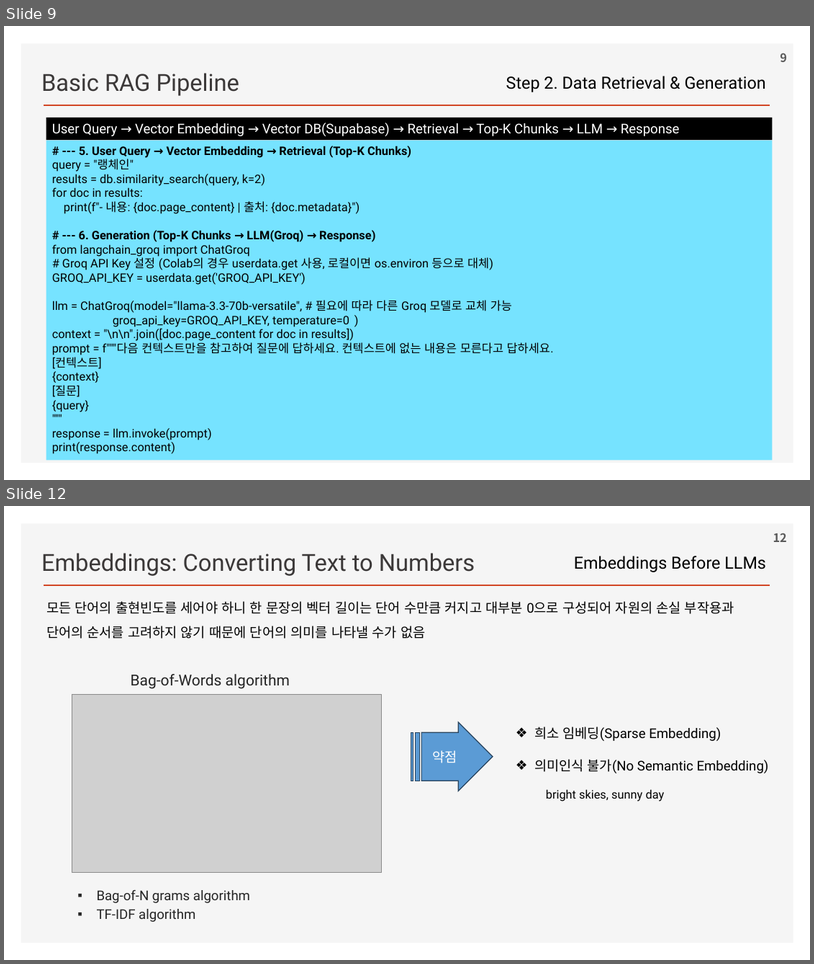
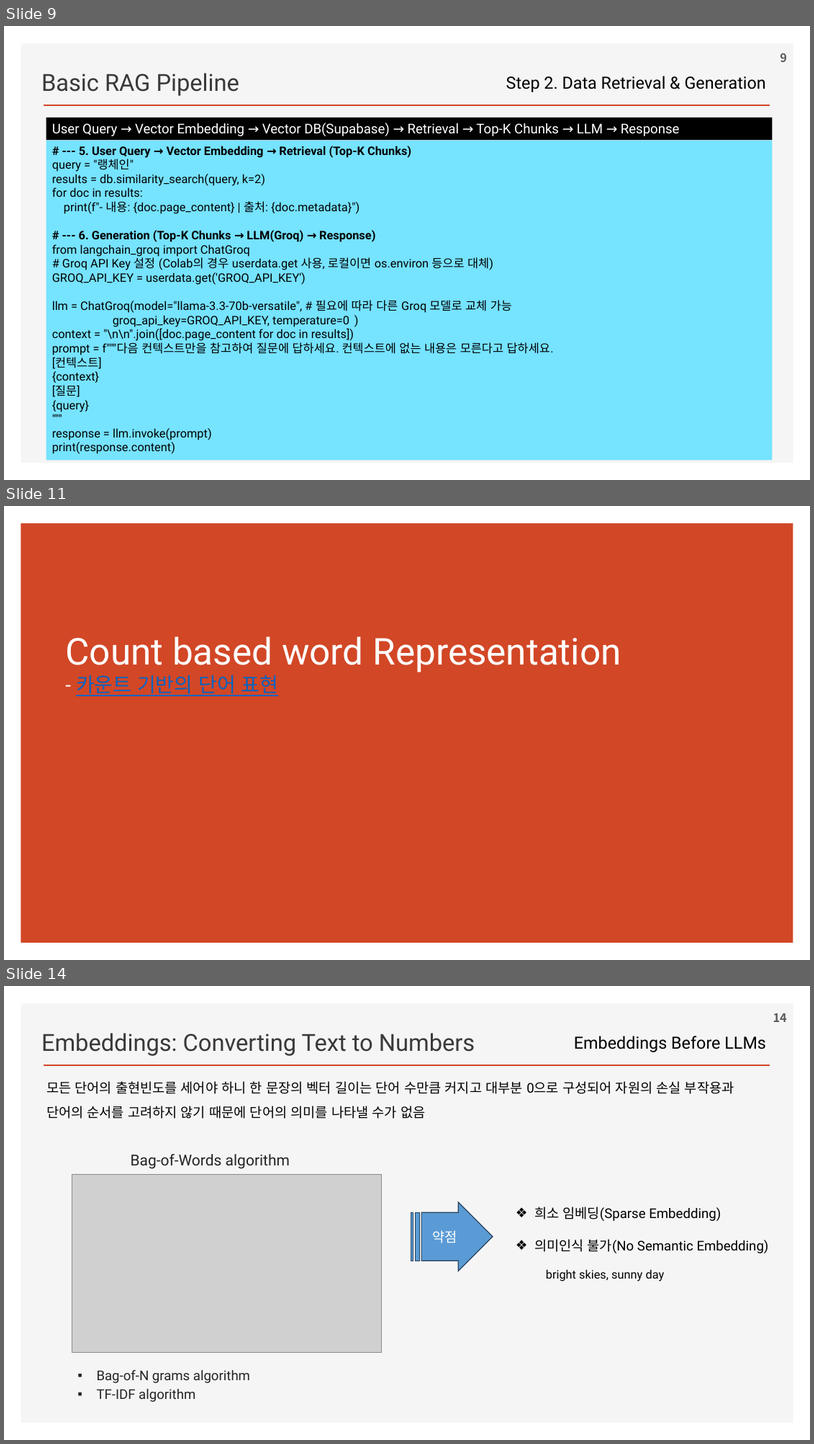
Before and after one commit to ancestor9/2026_Fall_Learning-Langchain-AI-Agent, a slide deck: ppts/CHAPTER 2 RAG Part I_Indexing Your Data.pptx. Shown one above the other, each under a label of ours: slides 9 and 12 before the commit, slides 9, 11 and 14 after it; the slides between them are not shown. The pictures are 814x964 and 814x1444 pixels, drawn with LibreOffice and Linux fonts; fonts in the diff are those of the drawing; grey boxes stand for pictures; background and template pictures are left out. Boxes give left, top, right and bottom in pixels: in the first picture for what was removed or moved away, otherwise in the second. Text is boxed around its words. In the diff, an @@ line names an element or a change of style, - is before the commit and + after.

```diff
--- a/ppts/CHAPTER 2 RAG Part I_Indexing Your Data.pptx
+++ b/ppts/CHAPTER 2 RAG Part I_Indexing Your Data.pptx
@@ slide 11 added at (4,506,810,960), background #FFFFFF @@
@@ rectangle added at (21,523,794,943), fill #D24726 @@
@@ title added at (65,636,621,696), 44 pt, text #FFFFFF @@
+Count based word Representation
+- 카운트 기반의 단어 표현
@@ what was slide 12 is now slide 14 @@
@@ page number at (774,1013,787,1022): text changed @@
-12
+14
```
Also in this commit, not shown: 1 other slide added.
